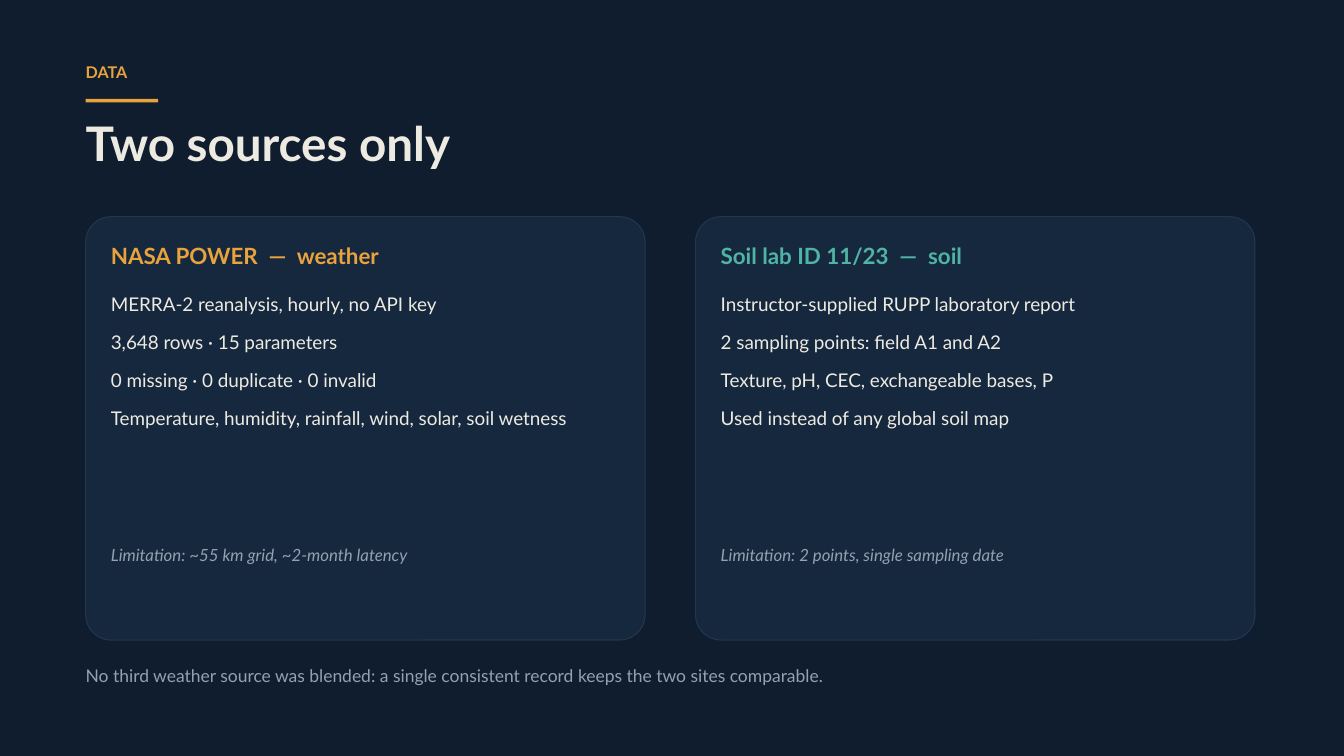
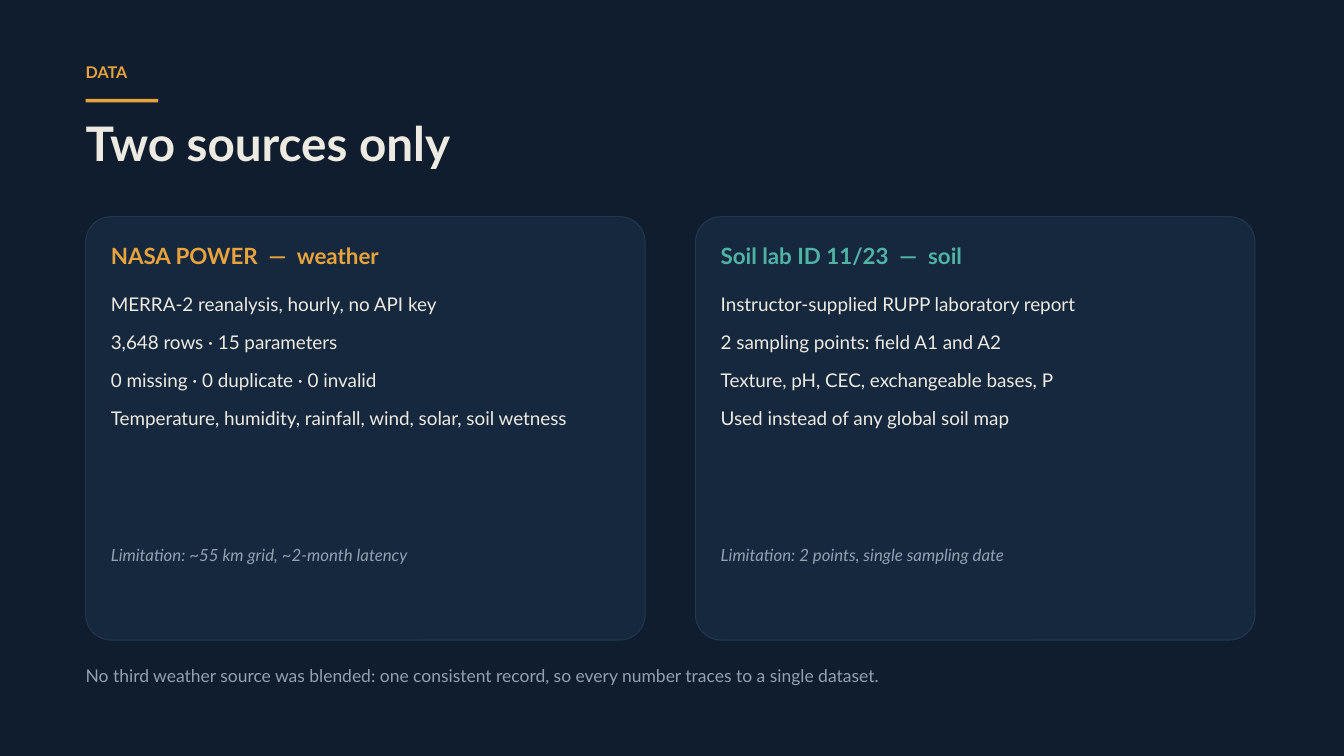
Before and after one commit to ThearaGithub/dss301-chili-midterm, a slide deck: slide 3 of DSS301_RedSky86_Pursat_Slides.pptx. Drawn at 1344x756 pixels with LibreOffice and Linux fonts; fonts in the diff are those of the drawing. Boxes give left, top, right and bottom in pixels: in the first picture for what was removed or moved away, otherwise in the second. Text is boxed around its words. In the diff, an @@ line names an element or a change of style, - is before the commit and + after.

```diff
--- a/DSS301_RedSky86_Pursat_Slides.pptx
+++ b/DSS301_RedSky86_Pursat_Slides.pptx
@@ text at (86, 669, 878, 685): text changed @@
-No third weather source was blended: a single consistent record keeps the two sites comparable.
+No third weather source was blended: one consistent record, so every number traces to a single dataset.
```
Also in this commit, not shown: 1 other slide changed, 1 slide added, 1 slide removed, 8 other files.
